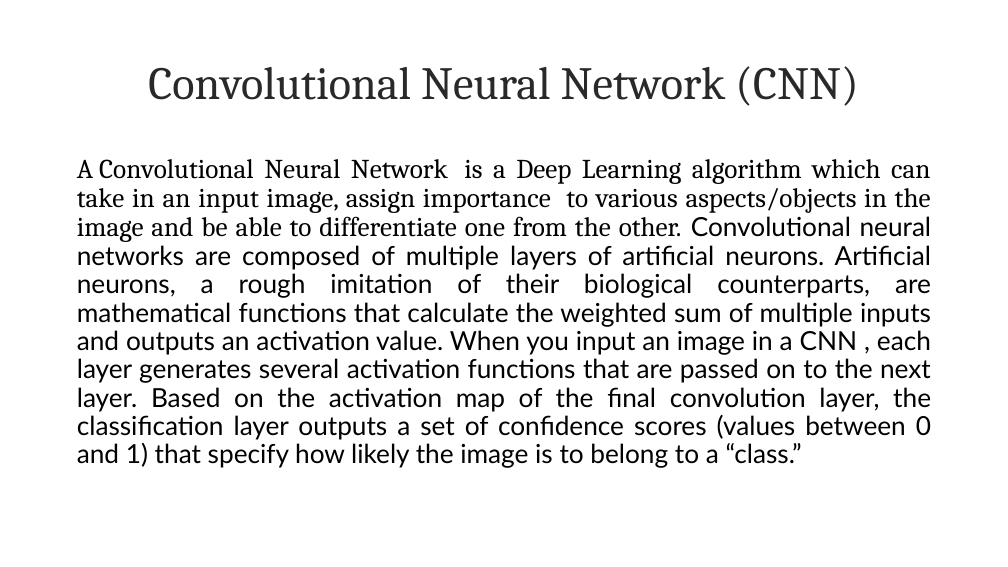
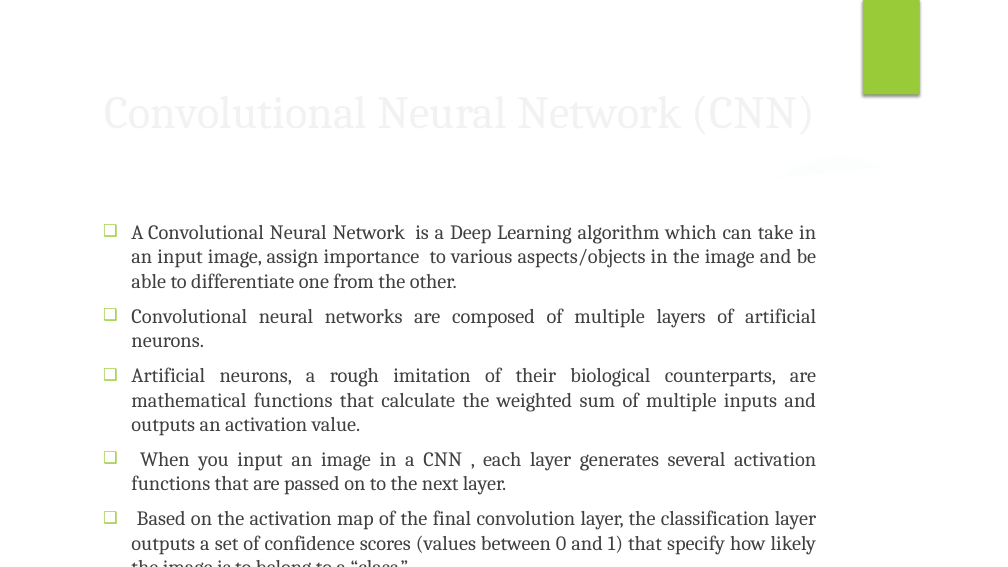
Before and after one commit to Meghac00/MiniProject, a slide deck: slide 11 of Pneumonia Detection using Deep Learning.pptm (slide 7 before the commit). Drawn at 1008x567 pixels with LibreOffice and Linux fonts; fonts in the diff are those of the drawing; background and template pictures are left out. Boxes give left, top, right and bottom in pixels: in the first picture for what was removed or moved away, otherwise in the second. Text is boxed around its words. In the diff, an @@ line names an element or a change of style, - is before the commit and + after.

```diff
--- a/Pneumonia Detection using Deep Learning.pptm
+++ b/Pneumonia Detection using Deep Learning.pptm
@@ group added at (0, 0, 1008, 567): 3 ellipses, 3 freeform shapes @@
@@ rectangle added at (863, 0, 920, 95), fill #99CB38 @@
@@ title "Convolutional Neural Network (CNN)": place and size @@
-title "Convolutional Neural Network (CNN)" at (148, 66, 858, 106)
+title "Convolutional Neural Network (CNN)" at (95, 80, 825, 138)
@@ title "Convolutional Neural Network (CNN)" at (95, 80, 825, 138): text colour #292929 to #F2F2F2; line spacing 0.9 to 1 @@
@@ text at (131, 225, 817, 555): text changed; size 25 to 19.4 pt; font Lato to Cambria; text colour #000000 to #404040 @@
-A Convolutional Neural Network is a Deep Learning algorithm which can take in an input image, assign importance to various aspects/objects in the image and be able to differentiate one from the other. Convolutional neural networks are composed of multiple layers of artificial neurons. Artificial neurons, a rough imitation of their biological counterparts, are mathematical functions that calculate the weighted sum of multiple inputs and outputs an activation value. When you input an image in a CNN , each layer generates several activation functions that are passed on to the next layer. Based on the activation map of the final convolution layer, the classification layer outputs a set of confidence scores (values between 0 and 1) that specify how likely the image is to belong to a “class.”
+❑ A Convolutional Neural Network is a Deep Learning algorithm which can take in an input image, assign importance to various aspects/objects in the image and be able to differentiate one from the other.
+❑ Convolutional neural networks are composed of multiple layers of artificial neurons.
+❑ Artificial neurons, a rough imitation of their biological counterparts, are mathematical functions that calculate the weighted sum of multiple inputs and outputs an activation value.
+❑ When you input an image in a CNN , each layer generates several activation functions that are passed on to the next layer.
+❑ Based on the activation map of the final convolution layer, the classification layer outputs a set of confidence scores (values between 0 and 1) that specify how likely the image is to belong to a “class.”
```
Also in this commit, not shown: 9 other slides changed, 5 slides added, 1 slide removed, 2 other files.
